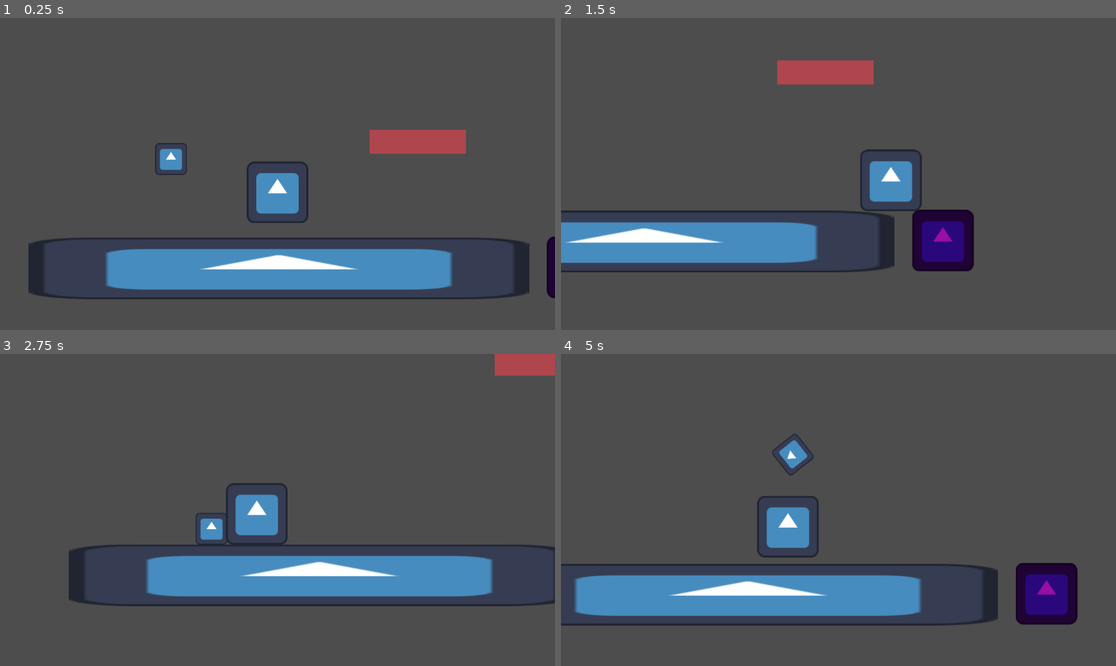
Above: before the commit, frames 1-4 (two rows, left to right).
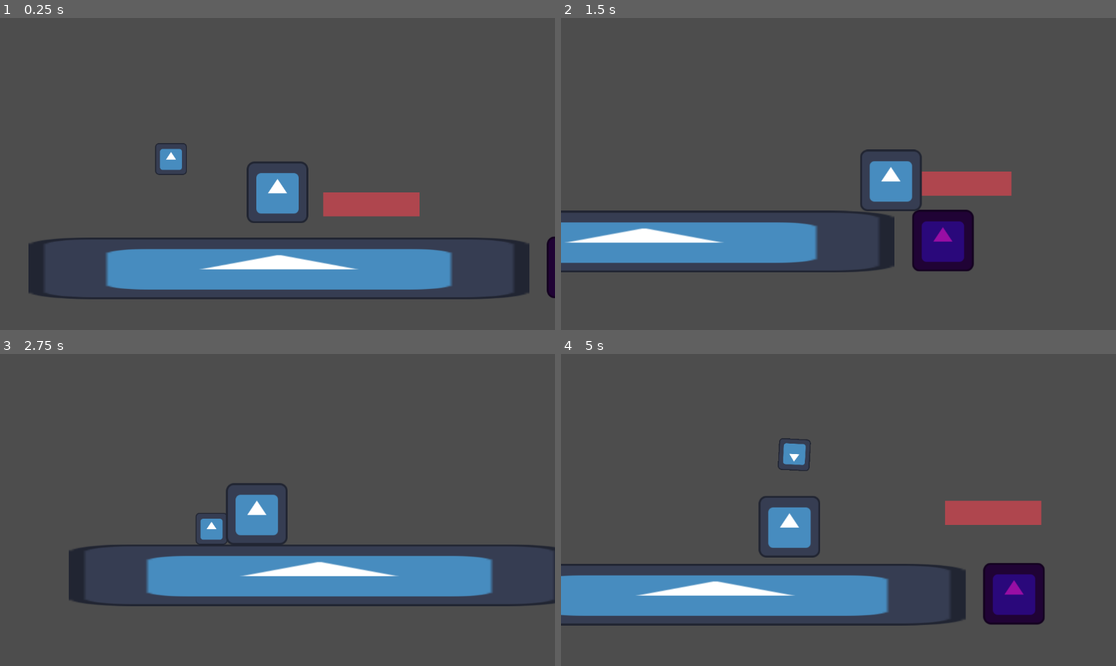
Above: after the commit, the same moments.

Repository: Monczak/warsztatyletni2025
Game: Godot game, scene res://src/Root.tscn
The game is run twice, just before and just after one commit, with the same random seed, the same clock (stepped at 60 frames per second) and the same inputs. The engine's default icon, where the game draws it, is replaced by a stand-in: a white triangle on a blue panel in a dark square.
Inputs:
- Up to frame 1 (0.25 s): no input
- Up to frame 2 (1.5 s): hold Right (MoveRight) from 0.53 s (still down); tap Z (Interact) at 0.6, 1.35 s; tap Up (Jump) at 0.77 s
- Up to frame 3 (2.75 s): tap Up (Jump) at 1.52 s; release Right (MoveRight) at 2.03 s; hold Left (MoveLeft) from 2.03 s (still down); tap Z (Interact) at 2.1 s
- Up to frame 4 (5 s): release Left (MoveLeft) at 2.78 s; hold Right (MoveRight) 2.78-4.28 s; tap Z (Interact) at 2.85, 3.6, 4.35 s; tap Up (Jump) at 3.02, 3.77, 4.52 s; hold Left (MoveLeft) from 4.28 s (still down)

The runs differ from the first frame. In frame 1, 2.7% of the frame differs, in the area x 58-84%, y 35-64%; in frame 2, 2.6%; in frame 3, 0.8%; in frame 4, 7.3%, in the area x 0-94%, y 25-88%.

Commit message:
Add PeriodicTimer

Diff:
--- a/src/Level.tscn
+++ b/src/Level.tscn
@@ -6,6 +6,20 @@
 [ext_resource type="Script" path="res://src/PlayerRespawnPoint.gd" id="4_7pvq8"]
 [ext_resource type="PackedScene" uid="uid://qny4rb3ykp28" path="res://src/objects/Goo.tscn" id="5_t53vl"]
 [ext_resource type="PackedScene" uid="uid://b4xunxy4vkl0s" path="res://src/sosivo/prefabs/MovingPlatform.tscn" id="6_3ui4n"]
+[ext_resource type="PackedScene" uid="uid://ccmq77qe4la" path="res://src/objects/PeriodicTimer.tscn" id="7_8ss7w"]
+[ext_resource type="Script" path="res://src/resources/TimerConnection.gd" id="8_sslmq"]
+
+[sub_resource type="Resource" id="Resource_wuw5a"]
+script = ExtResource("8_sslmq")
+interactable = NodePath("../MovingPlatform")
+mode = 2
+phase_shift = 0.0
+
+[sub_resource type="Resource" id="Resource_ku2j8"]
+script = ExtResource("8_sslmq")
+interactable = NodePath("../MovingPlatform")
+mode = 2
+phase_shift = 0.29
 
 [node name="Level" type="Node2D"]
 script = ExtResource("1_m0kto")
@@ -24,6 +38,10 @@
 position = Vector2(623, 214)
 
 [node name="MovingPlatform" parent="." node_paths=PackedStringArray("_rb") instance=ExtResource("6_3ui4n")]
-position = Vector2(275, -31)
+position = Vector2(179, 99)
 _rb = NodePath(".")
 _originFlag = false
+
+[node name="PeriodicTimer" parent="." instance=ExtResource("7_8ss7w")]
+position = Vector2(-115, 41)
+connections = Array[ExtResource("8_sslmq")]([SubResource("Resource_wuw5a"), SubResource("Resource_ku2j8")])
--- /dev/null
+++ b/src/objects/PeriodicTimer.gd
@@ -0,0 +1,66 @@
+extends ObjectInteractable
+class_name PeriodicTimer
+
+@export_range(0.1, 60.0) var cycle_time: float
+@export var connections: Array[TimerConnection] = []
+
+@onready var _timer: Timer = $Timer
+
+var _connection_handled: Dictionary
+var _connection_states: Dictionary
+
+var _timed_out := false
+
+
+func _reset_connections() -> void:
+    for connection in connections:
+        _connection_handled[connection] = false
+
+
+func _start_cycle() -> void:
+    _reset_connections()
+    _timer.start(cycle_time)
+    _timed_out = false
+
+
+func _ready() -> void:
+    _timer.timeout.connect(_on_timeout)
+    _start_cycle()
+
+
+func _process(delta: float) -> void:
+    var time_in_cycle: float = cycle_time - _timer.time_left
+
+    for connection in connections:
+        if time_in_cycle >= connection.phase_shift * cycle_time:
+            _handle_connection(connection)
+
+    if _timed_out:
+        _start_cycle()
+
+
+func _handle_connection(connection: TimerConnection) -> void:
+    if _connection_handled[connection]:
+        return
+
+    var interactable: ObjectInteractable = get_node(connection.interactable)
+    match connection.mode:
+        TimerConnection.ConnectionMode.SetOn:
+            interactable.OnInteraction()
+        TimerConnection.ConnectionMode.SetOff:
+            interactable.OffInteraction()
+        TimerConnection.ConnectionMode.Toggle:
+            if _connection_states.get_or_add(interactable) == null or not _connection_states[interactable]:
+                _connection_states[interactable] = true
+                interactable.OnInteraction()
+                print("ON")
+            else:
+                _connection_states[interactable] = false
+                interactable.OffInteraction()
+                print("OFF")
+
+    _connection_handled[connection] = true
+
+
+func _on_timeout() -> void:
+    _timed_out = true
--- /dev/null
+++ b/src/objects/PeriodicTimer.tscn
@@ -0,0 +1,10 @@
+[gd_scene load_steps=2 format=3 uid="uid://ccmq77qe4la"]
+
+[ext_resource type="Script" path="res://src/objects/PeriodicTimer.gd" id="1_51fg0"]
+
+[node name="PeriodicTimer" type="Node2D"]
+script = ExtResource("1_51fg0")
+cycle_time = 1.0
+
+[node name="Timer" type="Timer" parent="."]
+one_shot = true
--- /dev/null
+++ b/src/resources/TimerConnection.gd
@@ -0,0 +1,10 @@
+extends Resource
+class_name TimerConnection
+
+enum ConnectionMode {
+    SetOn, SetOff, Toggle
+}
+
+@export var interactable: NodePath
+@export var mode: ConnectionMode
+@export_range(0.0, 1.0) var phase_shift: float
--- a/src/sosivo/prefabs/MovingPlatform.tscn
+++ b/src/sosivo/prefabs/MovingPlatform.tscn
@@ -10,6 +10,7 @@
 position = Vector2(243, -49)
 mass = 400.0
 gravity_scale = 0.0
+lock_rotation = true
 script = ExtResource("1_mfvqv")
 _moveSpeed = 100.0
 _acceleration = 100.0
--- a/src/sosivo/scripts/MovingObject.gd
+++ b/src/sosivo/scripts/MovingObject.gd
@@ -12,38 +12,34 @@
 
 func OnInteraction() -> void:
     _originFlag = false
-    pass
+
 func OffInteraction() -> void:
     _originFlag = true
-    pass
+
 
 # Called when the node enters the scene tree for the first time.
 func _ready() -> void:
-    _origin = position;
-    _destination = position + DestinationDelta;
-    pass # Replace with function body.
+    _origin = position
+    _destination = position + DestinationDelta
 
+var velocity : Vector2 = Vector2.ZERO
 
 # Called every frame. 'delta' is the elapsed time since the previous frame.
-var velocity : Vector2 = Vector2.ZERO
-
 func _physics_process(delta : float) -> void:
-    const closeToZero : float = 0.05
+    const closeToZero : float = 1
     var desiredRelocation : Vector2 = Vector2.ZERO
 
-    if (_originFlag):
-        desiredRelocation = (_origin - position)
+    if _originFlag:
+        desiredRelocation = _origin - position
     else:
-        desiredRelocation = (_destination - position)
+        desiredRelocation = _destination - position
 
-    if (desiredRelocation.length() > closeToZero):
+    if desiredRelocation.length() > closeToZero:
         velocity = lerp(_rb.linear_velocity, desiredRelocation.normalized() * _moveSpeed,_acceleration * delta)
     else:
         velocity = lerp(_rb.linear_velocity, desiredRelocation, _acceleration * delta)
         #transform.position = (Vector2)transform.position + desiredRelocation;
-    pass
 
 func _integrate_forces(_state: PhysicsDirectBodyState2D) -> void:
     _rb.linear_velocity = velocity
-        #transform.position = (Vector2)transform.position + desiredRelocation;
-    pass
+    #transform.position = (Vector2)transform.position + desiredRelocation;
--- a/src/sosivo/scripts/ObjectInteractable.gd
+++ b/src/sosivo/scripts/ObjectInteractable.gd
@@ -1,14 +1,14 @@
 extends Node2D
 class_name ObjectInteractable
 func OnInteraction() -> void:
-	pass
+    pass
 func OffInteraction() -> void:
-	pass
+    pass
 # Called when the node enters the scene tree for the first time.
 func _ready() -> void:
-	pass # Replace with function body.
+    pass # Replace with function body.
 
 
 # Called every frame. 'delta' is the elapsed time since the previous frame.
 func _process(_delta: float) -> void:
-	pass
+    pass
Not shown: 1 places in src/Level.tscn that only renumber resources
